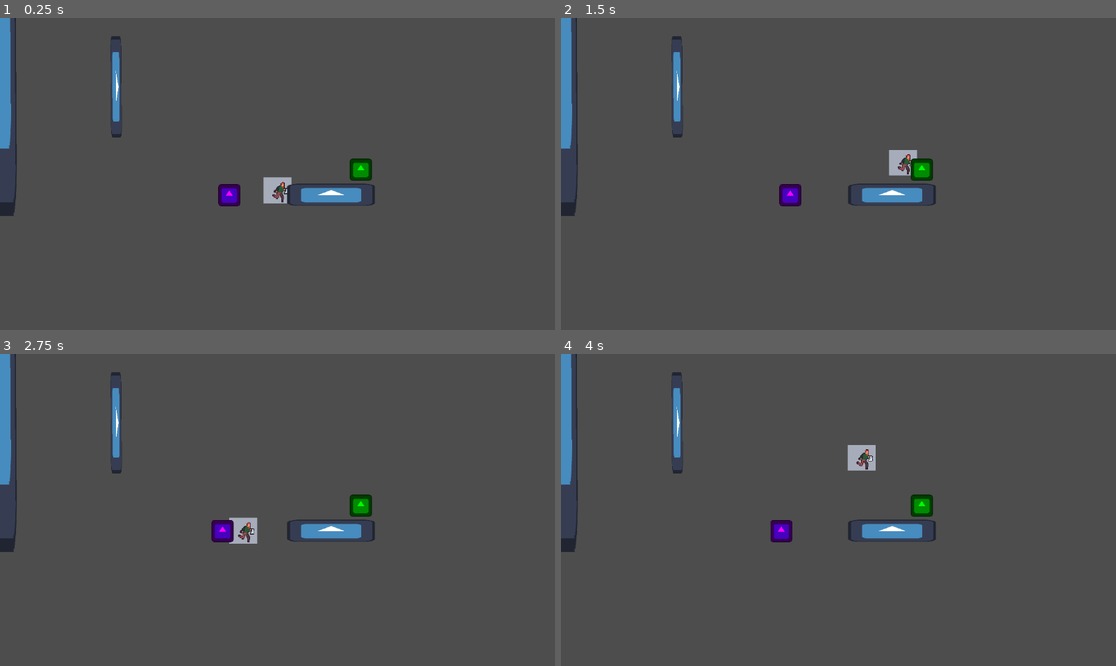
Above: before the commit, frames 1-4 (two rows, left to right).
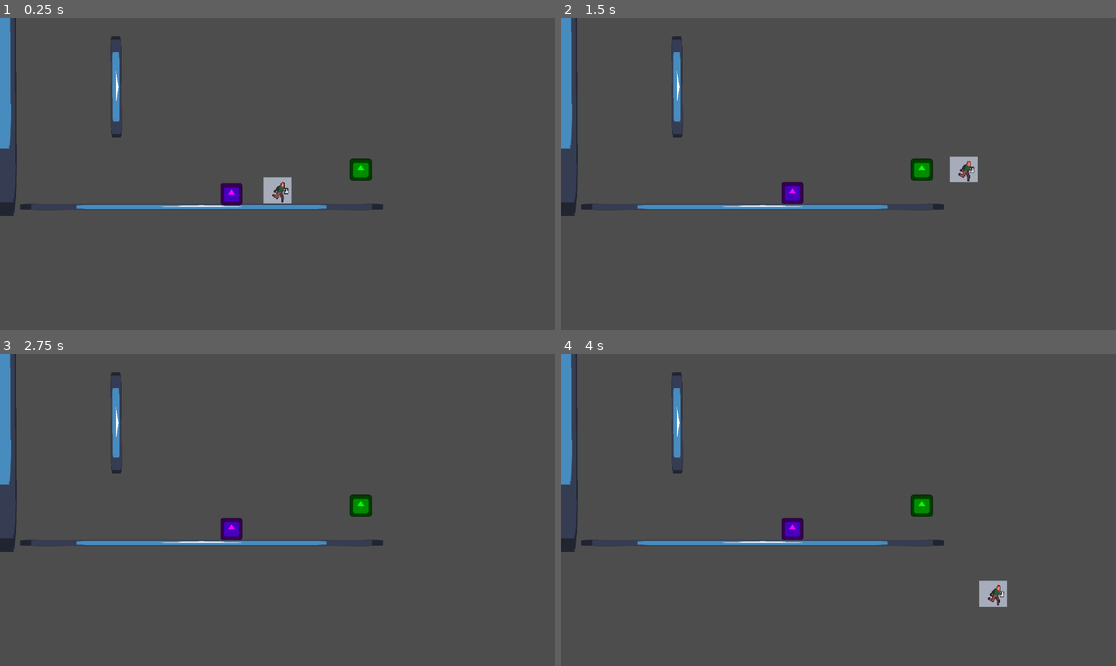
Above: after the commit, the same moments.

Repository: nandedeska/ggj-2026
Game: Godot game, scene res://scenes/game.tscn
Same seed, same stepped clock (60 frames per second), same inputs: the game is played once before the commit and once after it. The engine's default icon, where the game draws it, is replaced by a stand-in: a white triangle on a blue panel in a dark square.
Inputs:
- Up to frame 1 (0.25 s): no input
- Up to frame 2 (1.5 s): hold D (move_right) from 0.53 s (still down); tap W (jump) at 0.77 s
- Up to frame 3 (2.75 s): tap W (jump) at 1.52 s; release D (move_right) at 2.03 s; hold A (move_left) from 2.03 s (still down)
- Up to frame 4 (4 s): release A (move_left) at 2.78 s; hold D (move_right) from 2.78 s (still down); tap W (jump) at 3.02, 3.77 s

The runs differ from the first frame. In frame 1, 1.5% of the frame differs, in the area x 3-69%, y 53-62%; in frame 2, 2.3%; in frame 3, 1.9%; in frame 4, 2.5%, in the area x 3-81%, y 29-82%.
Error before the commit: Parse Error: Invalid numeric notation. (res://scenes/breakable_block.gd:9)

Commit message:
added a killzone we can slap to every spike/pit
self explanatory

Diff:
--- a/project.godot
+++ b/project.godot
@@ -32,6 +32,12 @@
 "events": [Object(InputEventKey,"resource_local_to_scene":false,"resource_name":"","device":-1,"window_id":0,"alt_press …(192 unchanged characters)…
 ]
 }
+mask={
+"deadzone": 0.2,
+"events": [Object(InputEventKey,"resource_local_to_scene":false,"resource_name":"","device":-1,"window_id":0,"alt_pressed":false,"shift_pressed":false,"ctrl_pressed":false,"meta_pressed":false,"pressed":false,"keycode":0,"physical_keycode":70,"key_label":0,"unicode":102,"location":0,"echo":false,"script":null)
+, Object(InputEventKey,"resource_local_to_scene":false,"resource_name":"","device":-1,"window_id":0,"alt_pressed":false,"shift_pressed":false,"ctrl_pressed":false,"meta_pressed":false,"pressed":false,"keycode":0,"physical_keycode":75,"key_label":0,"unicode":107,"location":0,"echo":false,"script":null)
+]
+}
 
 [rendering]
 
--- a/scenes/breakable_block.gd
+++ b/scenes/breakable_block.gd
@@ -6,7 +6,7 @@
 	set_process(false)
 
 func _process(_delta):
-	time += 0.25dddddw
+	time += 0.25
 	$Sprite2D.position += Vector2(0, sin(time) * 0.32 )
 
 func _on_area_2d_body_entered(body: Node2D) -> void:
--- a/scenes/game.tscn
+++ b/scenes/game.tscn
@@ -1,9 +1,10 @@
-[gd_scene load_steps=6 format=3 uid="uid://ogf28fjnty4v"]
+[gd_scene load_steps=7 format=3 uid="uid://ogf28fjnty4v"]
 
 [ext_resource type="PackedScene" uid="uid://dwcyago5htpj6" path="res://scenes/player.tscn" id="1_uwrxv"]
 [ext_resource type="PackedScene" uid="uid://bg2xj8ql16rcl" path="res://scenes/platform.tscn" id="2_yqjtg"]
 [ext_resource type="PackedScene" uid="uid://cd4e0u552mlvc" path="res://scenes/box.tscn" id="3_lnu2h"]
 [ext_resource type="PackedScene" uid="uid://dk4ox56when87" path="res://scenes/breakableBlock.tscn" id="4_lbhrr"]
+[ext_resource type="PackedScene" uid="uid://cms0c2bepwlcw" path="res://scenes/kill_zone.tscn" id="5_iywne"]
 
 [sub_resource type="WorldBoundaryShape2D" id="WorldBoundaryShape2D_80nbo"]
 
@@ -14,13 +15,6 @@
 
 [node name="Camera2D" type="Camera2D" parent="."]
 zoom = Vector2(2.275, 2.275)
-
-[node name="StaticBody2D" type="StaticBody2D" parent="."]
-collision_layer = 3
-
-[node name="CollisionShape2D" type="CollisionShape2D" parent="StaticBody2D"]
-position = Vector2(1, 29)
-shape = SubResource("WorldBoundaryShape2D_80nbo")
 
 [node name="StaticBody2D2" parent="." instance=ExtResource("2_yqjtg")]
 position = Vector2(-147, -45)
@@ -33,10 +27,20 @@
 scale = Vector2(4.942631, 1.6087464)
 
 [node name="StaticBody2D3" parent="." instance=ExtResource("2_yqjtg")]
-position = Vector2(19, 19)
+position = Vector2(55.000004, 30)
+scale = Vector2(-4.1411195, 0.29577398)
+collision_layer = 3
 
 [node name="RigidBody2D" parent="." instance=ExtResource("3_lnu2h")]
-position = Vector2(-44, 28)
+position = Vector2(-42, 2)
 
 [node name="StaticBody2D5" parent="." instance=ExtResource("4_lbhrr")]
 position = Vector2(80, 7)
+
+[node name="killZone" parent="." instance=ExtResource("5_iywne")]
+position = Vector2(-405, -37)
+scale = Vector2(0.99691594, 1.1603979)
+
+[node name="CollisionShape2D" type="CollisionShape2D" parent="killZone"]
+position = Vector2(406, 120)
+shape = SubResource("WorldBoundaryShape2D_80nbo")
--- /dev/null
+++ b/scenes/kill_zone.tscn
@@ -0,0 +1,12 @@
+[gd_scene load_steps=2 format=3 uid="uid://cms0c2bepwlcw"]
+
+[ext_resource type="Script" uid="uid://uypcywvd6rho" path="res://scripts/kill_zone.gd" id="1_kebdr"]
+
+[node name="killZone" type="Area2D"]
+collision_mask = 128
+script = ExtResource("1_kebdr")
+
+[node name="Timer" type="Timer" parent="."]
+
+[connection signal="body_entered" from="." to="." method="_on_body_entered"]
+[connection signal="timeout" from="Timer" to="." method="_on_timer_timeout"]
--- a/scenes/player.tscn
+++ b/scenes/player.tscn
@@ -65,7 +65,8 @@
 size = Vector2(8, 8)
 
 [node name="CharacterBody2D" type="CharacterBody2D"]
-collision_layer = 3
+collision_layer = 131
+collision_mask = 129
 script = ExtResource("1_pjt0s")
 
 [node name="AnimatedSprite2D" type="AnimatedSprite2D" parent="."]
--- /dev/null
+++ b/scripts/kill_zone.gd
@@ -0,0 +1,10 @@
+extends Area2D
+
+@onready var timer: Timer = $Timer
+
+func _on_body_entered(body: Node2D) -> void:
+	print("you died")
+	timer.start()
+
+func _on_timer_timeout() -> void:
+	get_tree().reload_current_scene()
Not shown, added: scripts/kill_zone.gd.uid
